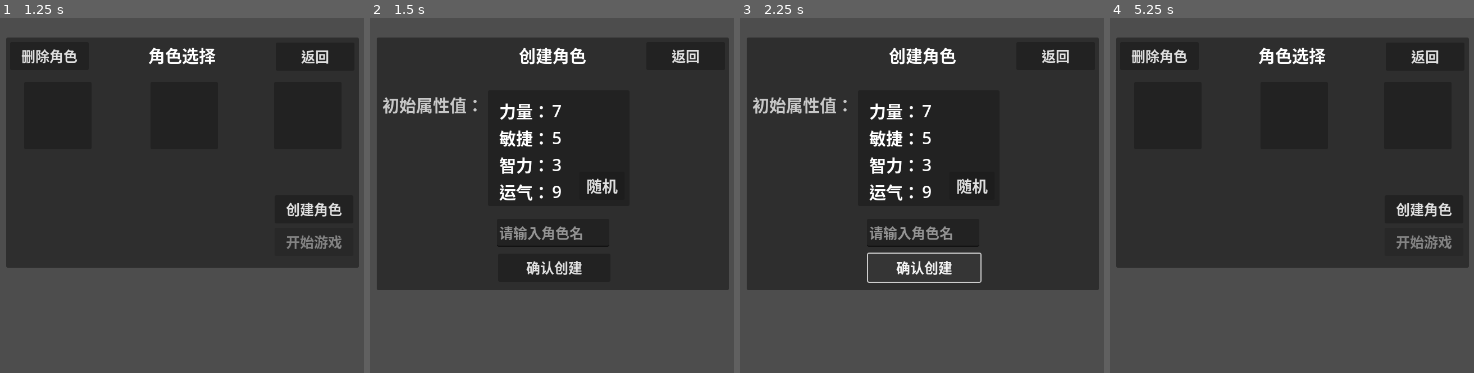
Above: before the commit, frames 1-4 (left to right).
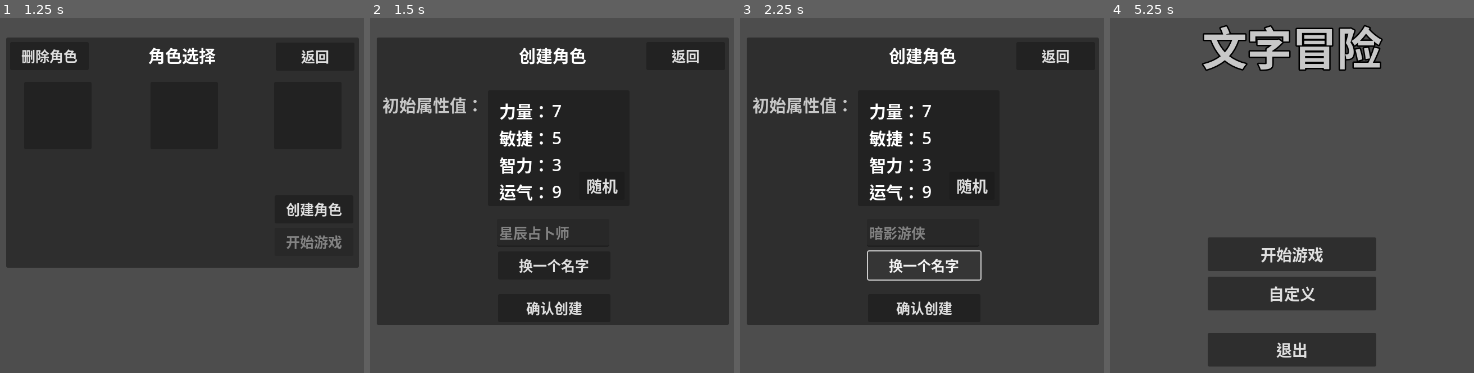
Above: after the commit, the same moments.

Repository: limingboGitHub/TextAdventure
Game: Godot game, scene res://src/scenes/start.tscn
Same seed, same stepped clock (60 frames per second), same inputs: the game is played once before the commit and once after it.
Inputs (mouse positions are in pixels of both pictures, inside the frame that each line leads up to):
- Up to frame 1 (1.25 s): click "开始游戏" at 0.5 s
- Up to frame 2 (1.5 s): click "创建角色" at 1.25 s
- Up to frame 3 (2.25 s): click (925, 266) at 2 s, where only the run after the commit has a clickable "换一个名字"
- Up to frame 4 (5.25 s): click "随机" at 2.75 s; click "确认创建" at 3.5 s; click (1160, 57) at 4.25 s, where only the run after the commit has a clickable "删除角色"; click "返回" at 5 s

Frame 1 is identical in both runs. In frame 2, 10% of the frame differs, in the area x 1-99%, y 58-87%; in frame 3, 11%; in frame 4, 68%, in the area x 1-99%, y 1-99%.
Error before the commit: Attempt to call function 'tip' in base 'null instance' on a null instance. (res://src/scenes/role_create.gd:83)

Commit message:
feat: 添加随机角色名称功能，更新角色创建界面

Diff:
--- a/src/scenes/role_create.gd
+++ b/src/scenes/role_create.gd
@@ -15,6 +15,33 @@
 	4: 16,
 	3: 16
 }
+
+# 角色名（随机角色名）
+var role_name_table = [
+	# 战士职业
+	"钢铁之拳",
+	"雷鸣战士",
+	"盾墙守护者",
+	"破甲勇士",
+	"铁血骑士",
+	"战锤英雄",
+	"钢铁意志",
+	# 法师职业
+	"月光法师",
+	"火焰术士",
+	"冰霜咏唱者",
+	"暗影法师",
+	"风暴召唤师",
+	"星辰占卜师",
+	"奥术导师",
+	# 盗贼职业
+	"暗影游侠",
+	"迅捷猎手",
+	"暗夜潜行者",
+	"迅影盗贼",
+	"无声隐士",
+	"机敏侠客"
+]
 
 '''
 创建角色信息成功
@@ -35,6 +62,9 @@
 	$Player.clear_data()
 	# 随机分配属性点
 	_random_allocate()
+	# 随机一个角色名称
+	_random_role_name()
+
 
 
 # Called every frame. 'delta' is the elapsed time since the previous frame.
@@ -108,11 +138,25 @@
 
 func show_this():
 	show()
-	# 清空角色名
-	$RoleNameLineEdit.text = ""
+	# 随机分配属性点
 	_random_allocate()
+	# 随机一个角色名称
+	_random_role_name()
 
 
 func _on_back_bt_pressed() -> void:
 	go_back.emit()
 	hide()
+
+
+func _on_random_name_bt_pressed() -> void:
+	# 重新随机一个名称
+	_random_role_name()
+
+
+func _random_role_name() -> void:
+	# 从角色名称表中随机选择一个名称
+	if role_name_table.size() > 0:
+		var random_index = randi() % role_name_table.size()
+		var selected_name = role_name_table[random_index]
+		$RoleNameLineEdit.text = selected_name
--- a/src/scenes/role_create.tscn
+++ b/src/scenes/role_create.tscn
@@ -18,7 +18,7 @@
 offset_left = 12.0
 offset_top = 644.0
 offset_right = 639.0
-offset_bottom = 1094.0
+offset_bottom = 1156.0
 
 [node name="Title" type="Label" parent="."]
 layout_mode = 0
@@ -124,15 +124,25 @@
 theme = ExtResource("2_djl42")
 placeholder_text = "请输入角色名"
 max_length = 8
+editable = false
 
 [node name="OKCreateBt" type="Button" parent="."]
 layout_mode = 0
 offset_left = 228.0
-offset_top = 1029.0
+offset_top = 1101.0
 offset_right = 428.0
-offset_bottom = 1079.0
+offset_bottom = 1151.0
 theme = ExtResource("3_ovwvj")
 text = "确认创建"
+
+[node name="RandomNameBt" type="Button" parent="."]
+layout_mode = 0
+offset_left = 228.0
+offset_top = 1025.0
+offset_right = 428.0
+offset_bottom = 1075.0
+theme = ExtResource("3_ovwvj")
+text = "换一个名字"
 
 [node name="BackBt" type="Button" parent="."]
 layout_mode = 0
@@ -152,4 +162,5 @@
 
 [connection signal="pressed" from="AttributeRoot/RandomBt" to="." method="_on_random_bt_pressed"]
 [connection signal="pressed" from="OKCreateBt" to="." method="_on_ok_create_bt_pressed"]
+[connection signal="pressed" from="RandomNameBt" to="." method="_on_random_name_bt_pressed"]
 [connection signal="pressed" from="BackBt" to="." method="_on_back_bt_pressed"]
